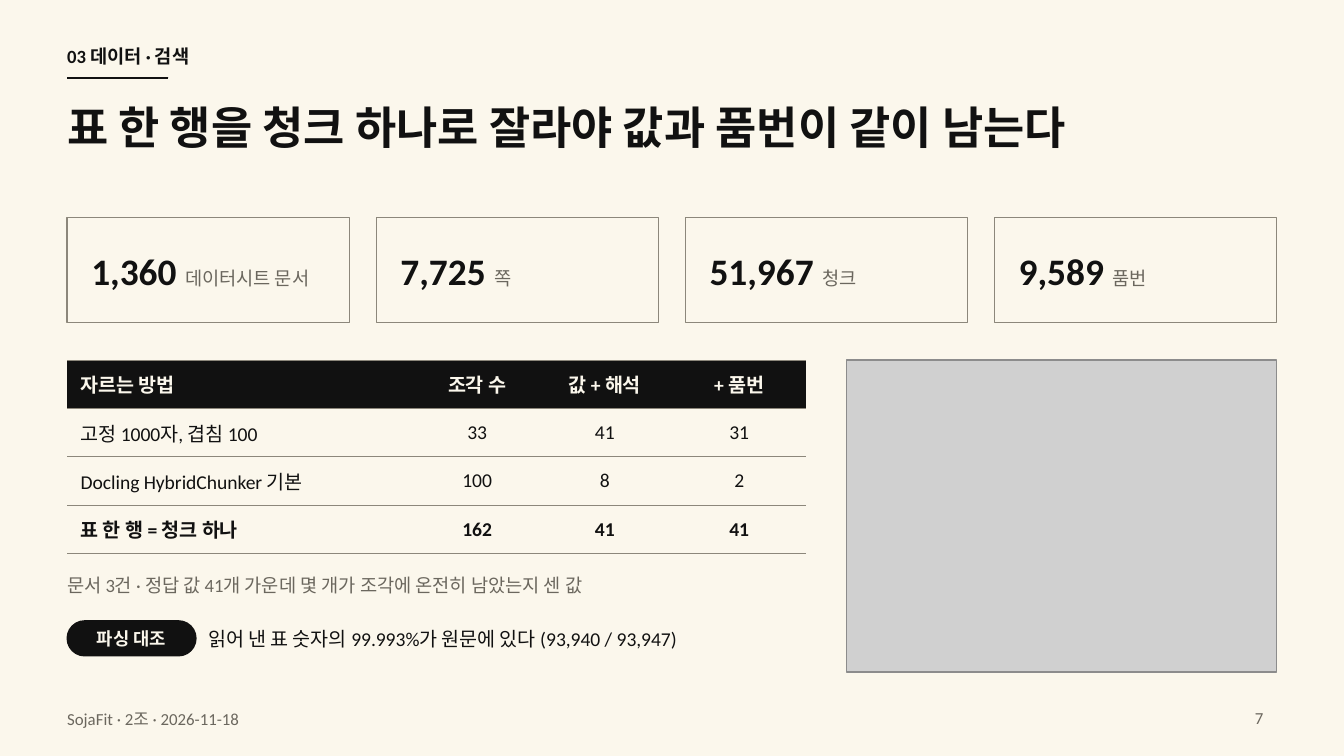
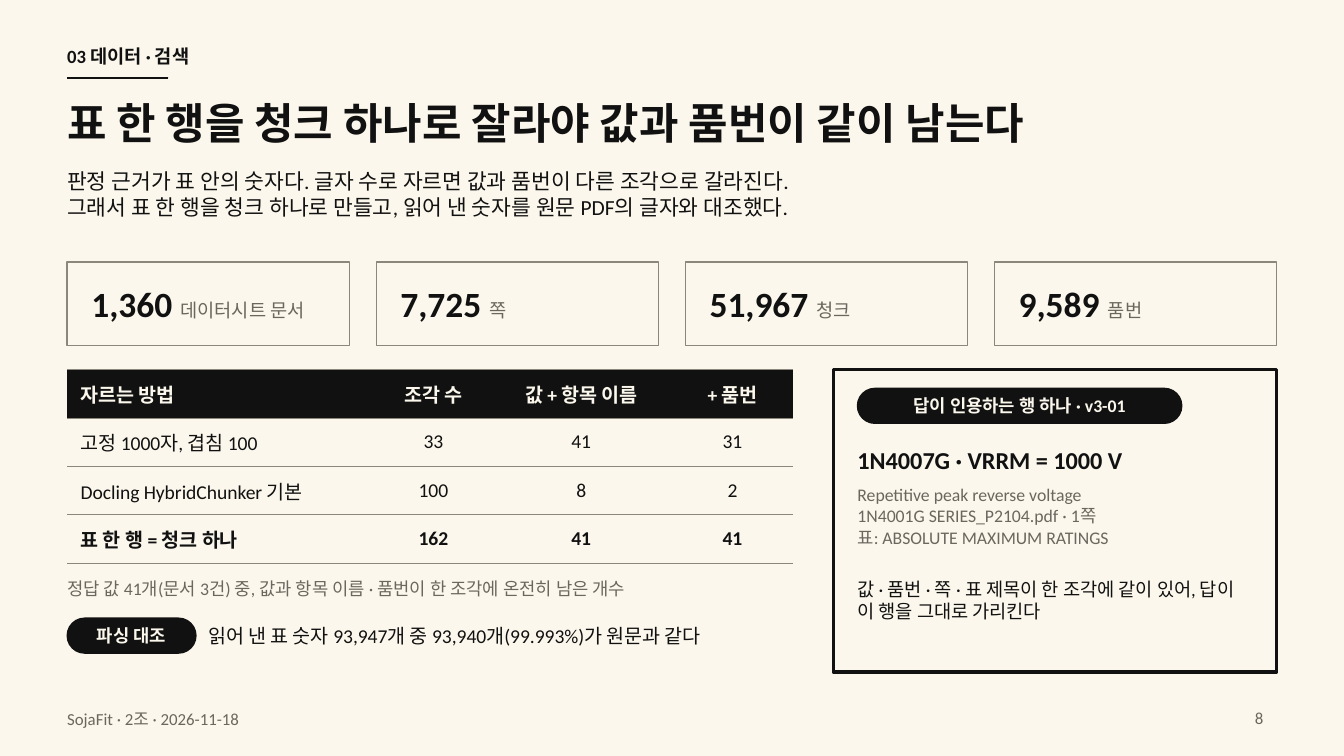
Before and after one commit to HJU5022/SojaFit, a slide deck: slide 8 of docs/deliverables/presentation/sojafit-final-2026-11-18.pptx (slide 7 before the commit). Drawn at 1344x756 pixels with LibreOffice and Linux fonts; fonts in the diff are those of the drawing; grey boxes stand for pictures. Boxes give left, top, right and bottom in pixels: in the first picture for what was removed or moved away, otherwise in the second. Text is boxed around its words. In the diff, an @@ line names an element or a change of style, - is before the commit and + after.

Commit message:
docs: 발표 덱을 20장 최종본으로 바꾸고(화면 캡처 제외 · 구조도 다시 그림 · 배포 절차 장 추가) PRESENTATION.md · 목록 문서 · 작업 기록을 맞춘다

```diff
--- a/docs/deliverables/presentation/sojafit-final-2026-11-18.pptx
+++ b/docs/deliverables/presentation/sojafit-final-2026-11-18.pptx
@@ title "표 한 행을 청크 하나로 ..." at box(67, 103, 1024, 143): size 24 to 23 pt @@
@@ text added at box(67, 171, 789, 218), 11.5 pt, text #111111 @@
+판정 근거가 표 안의 숫자다. 글자 수로 자르면 값과 품번이 다른 조각으로 갈라진다.
+그래서 표 한 행을 청크 하나로 만들고, 읽어 낸 숫자를 원문 PDF의 글자와 대조했다.
@@ rectangle: place and size @@
-rectangle at box(67, 218, 349, 323)
+rectangle at box(67, 262, 349, 345)
@@ text "1,360 데이터시트 문서": place and size @@
-text "1,360 데이터시트 문서" at box(91, 259, 309, 290)
+text "1,360 데이터시트 문서" at box(91, 292, 304, 322)
@@ text "1,360 데이터시트 문서" at box(91, 292, 304, 322): size 20 to 19 pt in "1,360" @@
@@ rectangle: place and size @@
-rectangle at box(376, 218, 659, 323)
+rectangle at box(376, 262, 659, 345)
@@ text "7,725 쪽": place and size @@
-text "7,725 쪽" at box(400, 260, 511, 290)
+text "7,725 쪽" at box(400, 293, 507, 322)
@@ text "7,725 쪽" at box(400, 293, 507, 322): size 20 to 19 pt in "7,725" @@
@@ rectangle: place and size @@
-rectangle at box(685, 218, 968, 323)
+rectangle at box(685, 262, 968, 345)
@@ text "51,967 청크": place and size @@
-text "51,967 청크" at box(710, 259, 856, 290)
+text "51,967 청크" at box(710, 292, 851, 322)
@@ text "51,967 청크" at box(710, 292, 851, 322): size 20 to 19 pt in "51,967" @@
@@ rectangle: place and size @@
-rectangle at box(995, 218, 1277, 323)
+rectangle at box(995, 262, 1277, 345)
@@ text "9,589 품번": place and size @@
-text "9,589 품번" at box(1019, 259, 1147, 290)
+text "9,589 품번" at box(1019, 292, 1142, 322)
@@ text "9,589 품번" at box(1019, 292, 1142, 322): size 20 to 19 pt in "9,589" @@
@@ table at box(67, 370, 793, 553) @@
-row 1, column 3: 값 + 해석
+row 1, column 3: 값 + 항목 이름
@@ table: place and size @@
-table at box(67, 360, 806, 543)
+table at box(67, 370, 793, 553)
@@ rectangle added at box(833, 370, 1277, 672), fill #FBF7EC, outline #111111 1.75 pt @@
@@ picture removed at box(847, 360, 1277, 672) @@
@@ rounded rectangle added at box(857, 388, 1181, 423), fill #111111, outline #111111 0.75 pt, 9.5 pt, text #FBF7EC, bold @@
+답이 인용하는 행 하나 · v3-01
@@ text added at box(857, 453, 1122, 469), 13 pt, text #111111, bold @@
+1N4007G · VRRM = 1000 V
@@ text added at box(857, 488, 1108, 544), 9.5 pt, text #6B675E @@
+Repetitive peak reverse voltage
+1N4001G SERIES_P2104.pdf · 1쪽
+표: ABSOLUTE MAXIMUM RATINGS
@@ text at box(67, 580, 626, 597): text changed; size 10 to 9.5 pt @@
-문서 3건 · 정답 값 41개 가운데 몇 개가 조각에 온전히 남았는지 센 값
+정답 값 41개(문서 3건) 중, 값과 항목 이름 · 품번이 한 조각에 온전히 남은 개수
@@ text added at box(857, 580, 1234, 620), 10 pt, text #111111 @@
+값 · 품번 · 쪽 · 표 제목이 한 조각에 같이 있어, 답이 이 행을 그대로 가리킨다
@@ text at box(208, 626, 701, 646): text changed @@
-읽어 낸 표 숫자의 99.993%가 원문에 있다 (93,940 / 93,947)
+읽어 낸 표 숫자 93,947개 중 93,940개(99.993%)가 원문과 같다
@@ page number at box(1255, 712, 1264, 724): text changed @@
-7
+8
```
Also in this commit, not shown: 16 other slides changed, 3 slides added, 2 slides removed, 5 other files.
